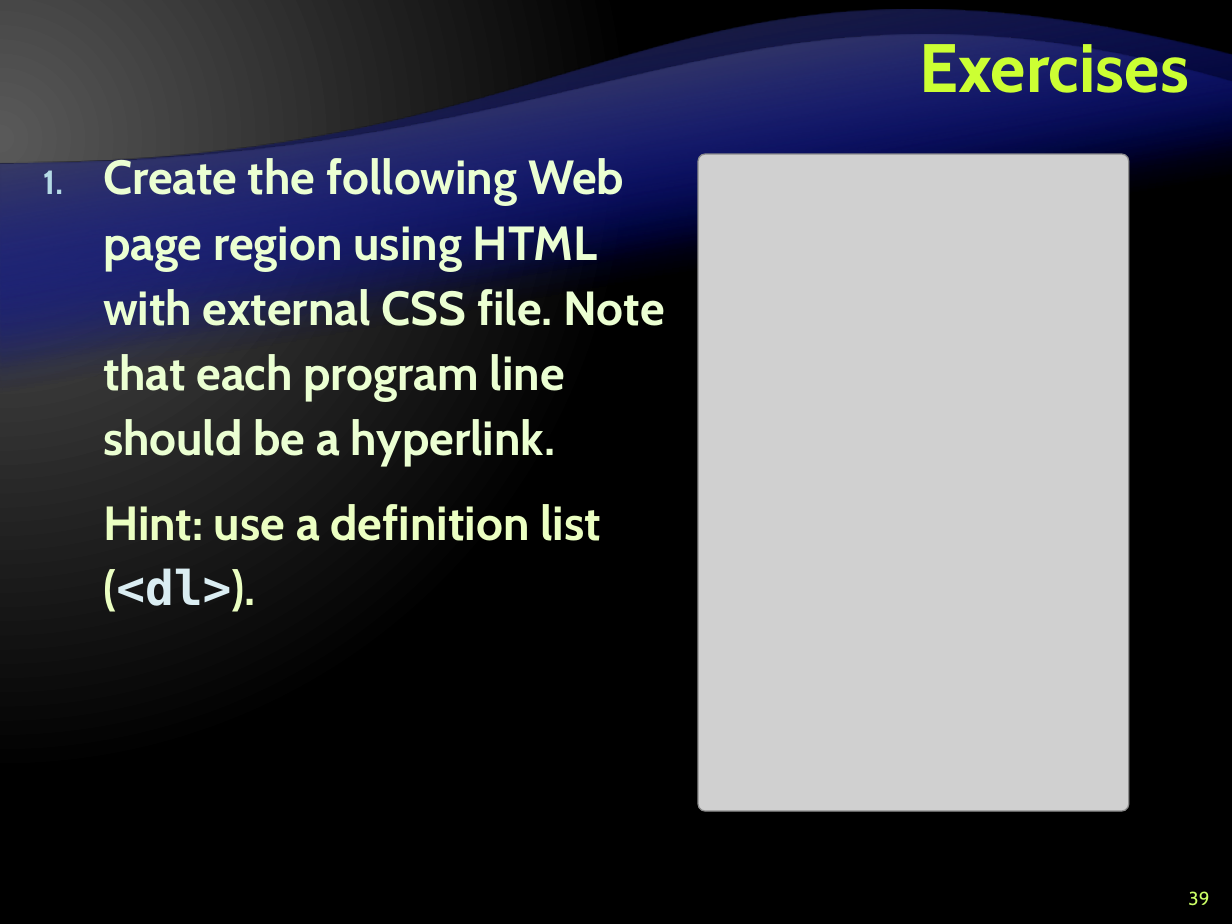
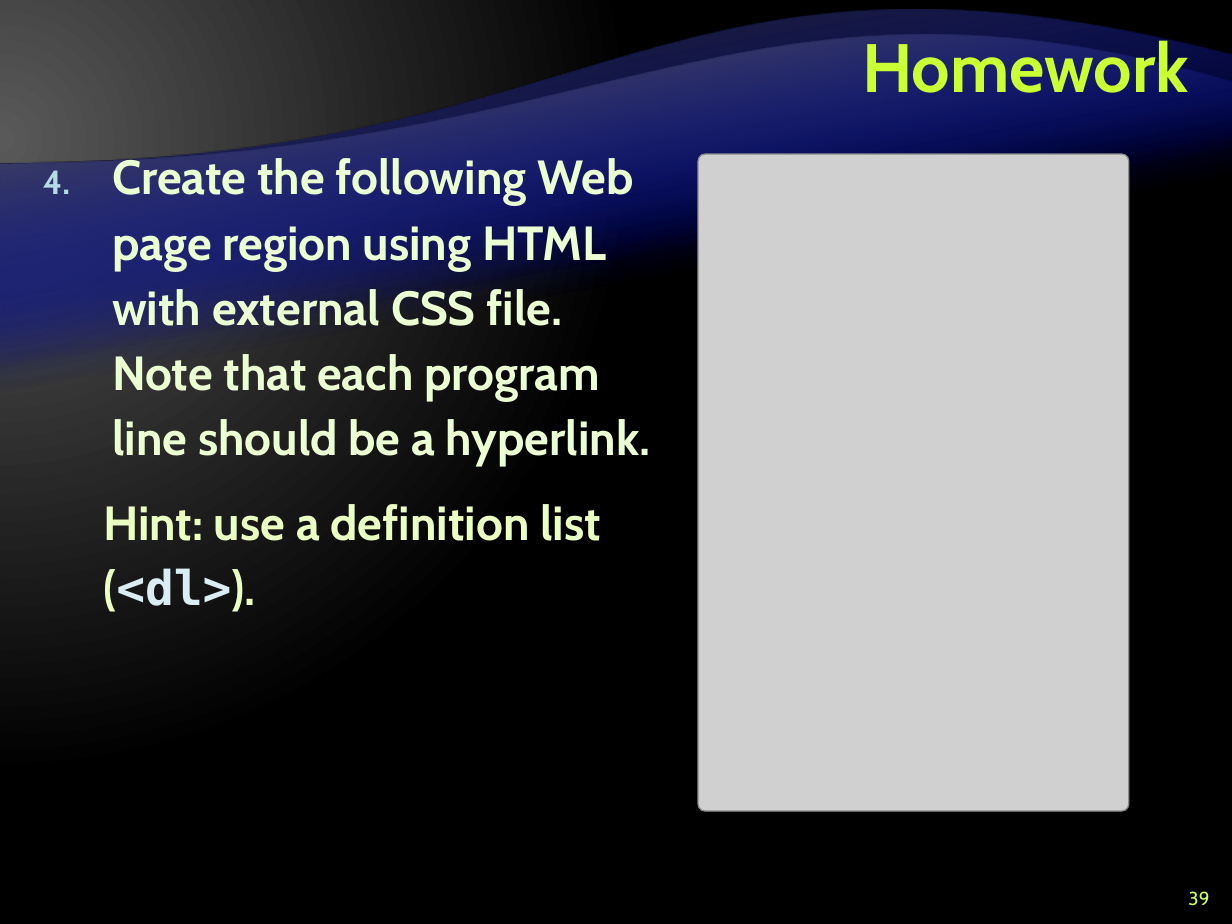
Before and after one commit to Lockheed01/aspnet-mvc-course, a slide deck: slide 39 of Lectures/8. CSS/CSS-Part-II.pptx. Drawn at 1232x924 pixels with LibreOffice and Linux fonts; fonts in the diff are those of the drawing; grey boxes stand for pictures; background and template pictures are left out. Boxes give left, top, right and bottom in pixels: in the first picture for what was removed or moved away, otherwise in the second. Text is boxed around its words. In the diff, an @@ line names an element or a change of style, - is before the commit and + after.

```diff
--- a/Lectures/8. CSS/CSS-Part-II.pptx
+++ b/Lectures/8. CSS/CSS-Part-II.pptx
@@ title at bbox=[862, 34, 1189, 93]: text changed @@
-Exercises
+Homework
@@ text at bbox=[112, 154, 651, 466]: indent changed @@
```
Also in this commit, not shown: 4 other slides changed, 6 other files.
